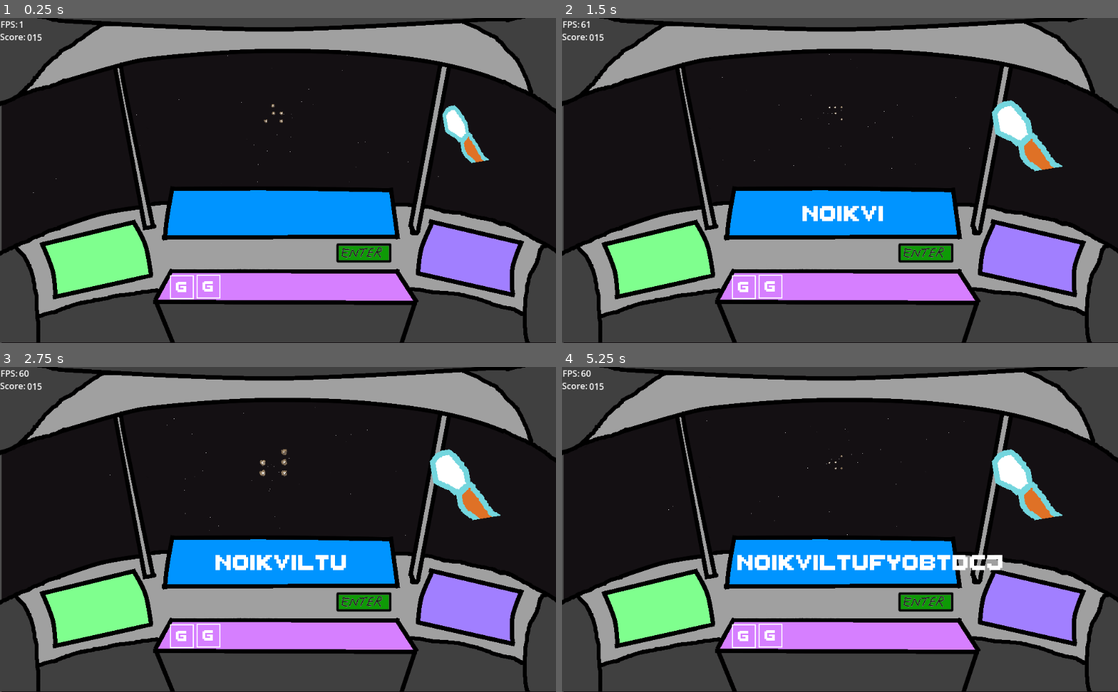
Above: before the commit, frames 1-4 (two rows, left to right).
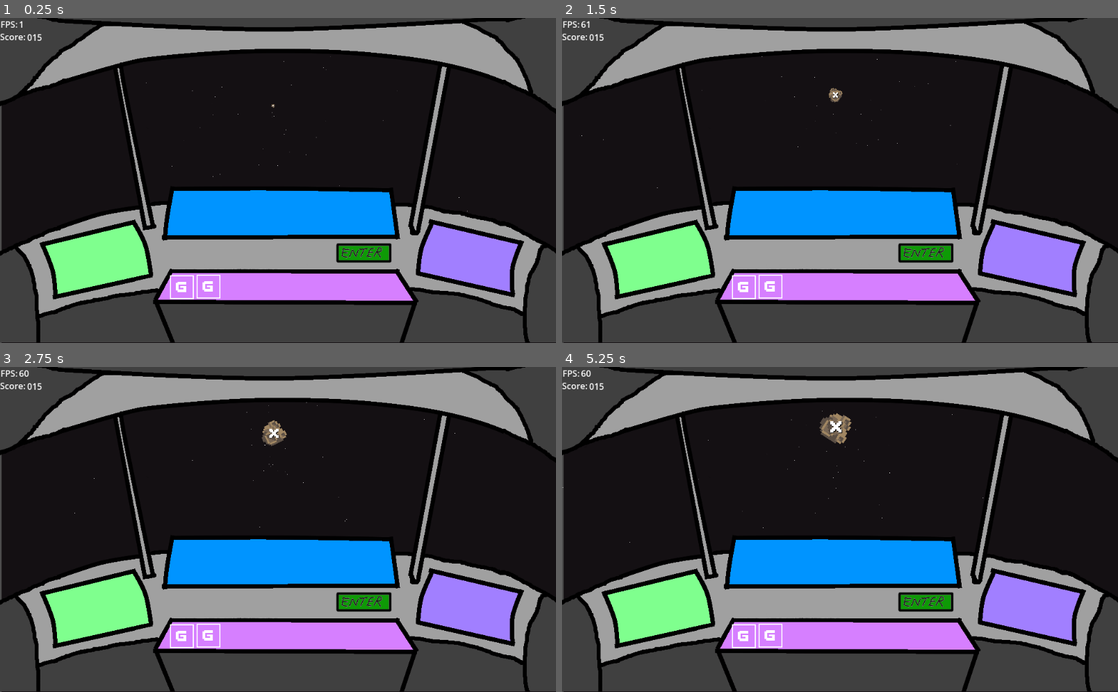
Above: after the commit, the same moments.

Repository: sugarvoid/alpha-space
Game: Godot game, scene res://game/game.tscn
The game is run twice, just before and just after one commit, with the same random seed, the same clock (stepped at 60 frames per second) and the same inputs.
Inputs (mouse positions are in pixels of both pictures, inside the frame that each line leads up to):
- Up to frame 1 (0.25 s): no input
- Up to frame 2 (1.5 s): tap Enter at 0.5 s; move the mouse to (834, 102) at 0.52 s; hold Keypad 8 (num_pad_eight) 0.53-1.28 s; click (834, 102) at 0.67 s; move the mouse to (823, 112) at 1.27 s; tap Keypad 5 (num_pad_five) at 1.35 s; click (823, 112) at 1.42 s
- Up to frame 3 (2.75 s): move the mouse to (283, 451) at 2.02 s; hold Keypad 4 (num_pad_four) from 2.03 s (still down); click (283, 451) at 2.17 s
- Up to frame 4 (5.25 s): move the mouse to (845, 461) at 2.77 s; release Keypad 4 (num_pad_four) at 2.78 s; tap Keypad 9 (num_pad_nine) at 2.85 s; click (845, 461) at 2.92 s; move the mouse to (823, 451) at 3.52 s; hold Keypad 1 (num_pad_one) 3.53-4.28 s; click (823, 451) at 3.67 s; move the mouse to (834, 451) at 4.27 s; tap Keypad 7 (num_pad_seven) at 4.35 s; click (834, 451) at 4.42 s; hold Keypad 6 (num_pad_six) from 5.03 s (still down); click (834, 451) at 5.17 s

The runs differ from the first frame. In frame 1, 0.7% of the frame differs, in the area x 5-88%, y 11-60%; in frame 2, 1.8%; in frame 3, 2.2%; in frame 4, 3.1%, in the area x 0-91%, y 13-63%.
Error after the commit: Parse Error: Function "_update_word_label()" not found in base self. (res://game/manager/word_manager.gd:75)

Commit message:
Make word_manager nodeless and add pizza

Diff:
--- a/game/game.gd
+++ b/game/game.gd
@@ -4,10 +4,12 @@
 signal on_word_submit
 
 @onready var fps_label: Control = get_node("HUD/FPSCounter")
-@onready var word_manager: WordManager = get_node("WordManager")
+
+@onready var word_manager: WordManager = load("res://game/manager/word_manager.gd").new()
 @onready var meteor_manager: MeteorManager = get_node("MeteorManager")
 @onready var laser_manager: LaserManager = get_node("LaserManager")
 @onready var hand_sprite: Sprite2D = get_node("Hand")
+@onready var hud: HUD = get_node("HUD")
 
 
 enum states {
@@ -20,9 +22,11 @@
 var state: int
 var can_player_fire: bool = true
 var typed_letters: Array = []
+var pizza = load("res://game/pizza_cursor.png")
 
 
 func _ready() -> void:
+	Input.set_custom_mouse_cursor(pizza)
 	self._connect_signals()
 	var timer: Timer = Timer.new()
 	add_child(timer)
@@ -89,6 +93,7 @@
 	self.meteor_manager.meteor_shot.connect(self.word_manager.add_letter)
 	self.meteor_manager.meteor_shot.connect(self._letter_selected)
 	## self.hand_sprite.press_animation_finished.connect()
+	self.word_manager.on_running_word_update.connect(self.hud.update_word_label)
 
 func _letter_selected(_m: String) -> void:
 	print("new round")
--- a/game/game.tscn
+++ b/game/game.tscn
@@ -1,8 +1,6 @@
-[gd_scene load_steps=13 format=3 uid="uid://cexyc6fl3tx2e"]
+[gd_scene load_steps=11 format=3 uid="uid://cexyc6fl3tx2e"]
 
 [ext_resource type="Script" path="res://game/game.gd" id="1_8vr4e"]
-[ext_resource type="PackedScene" uid="uid://c7i2xu7w4hbkw" path="res://game/hand/hand.tscn" id="2_ni3ut"]
-[ext_resource type="PackedScene" uid="uid://d24mjh5lxojv8" path="res://game/manager/word_manager.tscn" id="2_qkwtl"]
 [ext_resource type="PackedScene" uid="uid://b0a3mb224mr5y" path="res://game/hud/hud.tscn" id="3_cdh64"]
 [ext_resource type="PackedScene" uid="uid://v2iwiqck83oo" path="res://game/corkpit/cork_pit.tscn" id="3_hqsl1"]
 [ext_resource type="PackedScene" uid="uid://c1ajj7sdaryad" path="res://game/star_field/star_field.tscn" id="4_onjy1"]
@@ -18,8 +16,6 @@
 [node name="Game" type="Node2D"]
 script = ExtResource("1_8vr4e")
 
-[node name="WordManager" parent="." instance=ExtResource("2_qkwtl")]
-
 [node name="HUD" parent="." instance=ExtResource("3_cdh64")]
 
 [node name="SpaceBackGround" parent="." instance=ExtResource("5_cw3rp")]
@@ -32,10 +28,6 @@
 [node name="LaserManager" parent="." instance=ExtResource("8_05m1i")]
 
 [node name="CorkPit" parent="." instance=ExtResource("3_hqsl1")]
-
-[node name="Hand" parent="." instance=ExtResource("2_ni3ut")]
-position = Vector2(858.164, 203.764)
-scale = Vector2(0.633436, 0.80943)
 
 [node name="AudioStreamPlayer2D" type="AudioStreamPlayer2D" parent="."]
 stream = ExtResource("9_i1xb8")
--- /dev/null
+++ b/game/hud/hud.gd
@@ -0,0 +1,17 @@
+class_name HUD
+extends CanvasLayer
+
+@onready var lbl_running_word: Label = get_node("lbl_running_word")
+
+# Called when the node enters the scene tree for the first time.
+func _ready() -> void:
+	lbl_running_word.text = ""
+
+
+# Called every frame. 'delta' is the elapsed time since the previous frame.
+func _process(delta: float) -> void:
+	pass
+
+func update_word_label(word: String) -> void:
+	print('in hud word fuc')
+	lbl_running_word.text = word
--- a/game/hud/hud.tscn
+++ b/game/hud/hud.tscn
@@ -1,9 +1,11 @@
-[gd_scene load_steps=3 format=3 uid="uid://b0a3mb224mr5y"]
+[gd_scene load_steps=4 format=3 uid="uid://b0a3mb224mr5y"]
 
+[ext_resource type="Script" path="res://game/hud/hud.gd" id="1_as7ch"]
 [ext_resource type="PackedScene" uid="uid://b43yhcx7q06cy" path="res://game/hud/fps_counter.tscn" id="1_gud07"]
 [ext_resource type="FontFile" uid="uid://c5d8fl5dxbsla" path="res://game/font/ThaleahFat.ttf" id="2_ppuhu"]
 
 [node name="HUD" type="CanvasLayer"]
+script = ExtResource("1_as7ch")
 
 [node name="FPSCounter" parent="." instance=ExtResource("1_gud07")]
 
@@ -20,8 +22,7 @@
 offset_bottom = 49.0
 text = "Score:"
 
-[node name="LabelRunningWord" type="Label" parent="."]
-visible = false
+[node name="lbl_running_word" type="Label" parent="."]
 offset_left = 323.0
 offset_top = 322.0
 offset_right = 715.0
--- a/game/manager/word_manager.gd
+++ b/game/manager/word_manager.gd
@@ -1,7 +1,8 @@
 class_name WordManager
-extends Node
+extends Object
 
-@onready var word_display: Label = get_node("WordDisplay")
+signal on_running_word_update
+
 
 const LETTERS: Array = ['a','b','c','d','e','f','g','h','i','j','k','l','m','n','o','p','q','r','s','t','u','v','w','x','y','z']
 
@@ -14,9 +15,6 @@
 
 func _ready() -> void:
 	_load_words_from_file()
-
-	self._update_word_label()
-
 
 
 func _load_words_from_file() -> void:
@@ -45,6 +43,7 @@
 		_:
 			return -99
 
+
 func add_letter(letter: String) -> void:
 	# Rename to add_letter_to_running_word
 	print("we here")
@@ -52,22 +51,22 @@
 	typed_word.append(letter)
 
 	self._update_running_word()
-	self._update_word_label()
+
+	# Let hud know to update word label
+	self.emit_signal("on_running_word_update", self.running_word)
 
 
-func _update_word_label() -> void:
-	self.word_display.text = self.running_word
-	# send running word to HUD
 
 func _update_running_word() -> void:
 	self.running_word = ""
 	for letter in self.typed_word:
+		self.running_word += letter
 
-		self.running_word += letter
 
 
 func check_if_word_is_vaild(word: String) -> bool:
 	return self.VALID_WORDS.has(word)
+
 
 func _reset() -> void:
 	self.running_score = 0
--- a/game/manager/word_manager.tscn
+++ b/game/manager/word_manager.tscn
@@ -1,18 +1,6 @@
-[gd_scene load_steps=3 format=3 uid="uid://d24mjh5lxojv8"]
+[gd_scene load_steps=2 format=3 uid="uid://d24mjh5lxojv8"]
 
 [ext_resource type="Script" path="res://game/manager/word_manager.gd" id="1_7h4fh"]
-[ext_resource type="FontFile" uid="uid://c5d8fl5dxbsla" path="res://game/font/ThaleahFat.ttf" id="3_ukeiw"]
 
 [node name="WordManager" type="Node"]
 script = ExtResource("1_7h4fh")
-
-[node name="WordDisplay" type="Label" parent="."]
-offset_left = 323.0
-offset_top = 322.0
-offset_right = 715.0
-offset_bottom = 401.0
-theme_override_fonts/font = ExtResource("3_ukeiw")
-theme_override_font_sizes/font_size = 64
-text = "HAMSTER"
-horizontal_alignment = 1
-vertical_alignment = 1
--- a/project.godot
+++ b/project.godot
@@ -13,6 +13,11 @@
 "class": &"Game",
 "language": &"GDScript",
 "path": "res://game/game.gd"
+}, {
+"base": "CanvasLayer",
+"class": &"HUD",
+"language": &"GDScript",
+"path": "res://game/hud/hud.gd"
 }, {
 "base": "Sprite2D",
 "class": &"Hand",
@@ -44,13 +49,14 @@
 "language": &"GDScript",
 "path": "res://game/player/player.gd"
 }, {
-"base": "Node",
+"base": "Object",
 "class": &"WordManager",
 "language": &"GDScript",
 "path": "res://game/manager/word_manager.gd"
 }]
 _global_script_class_icons={
 "Game": "",
+"HUD": "",
 "Hand": "",
 "Laser": "",
 "LaserManager": "",
Binary file added: game/pizza_cursor.png
Not shown, added: game/pizza_cursor.png.import
